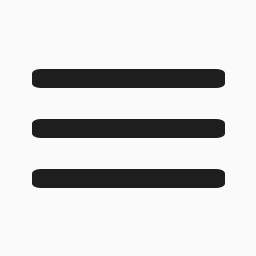
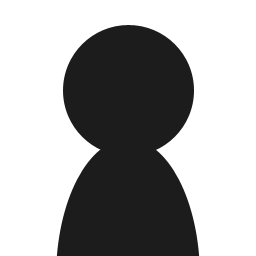
Before/after of a 256 × 256 layered artwork. What changed in the layer stack:
added layer "Shape 2" above "Shape 1" over <box>56,139,200,256</box>
added layer "Shape 1" above "Shape 1 copy 2" over <box>63,25,194,156</box>
hid "Shape 1 copy 2" over <box>32,69,225,88</box>
hid "Shape 1 copy 3" over <box>32,169,225,188</box>
hid "Shape 1 copy" over <box>32,119,225,138</box>
hid "Layer 1" over <box>0,0,256,256</box>
